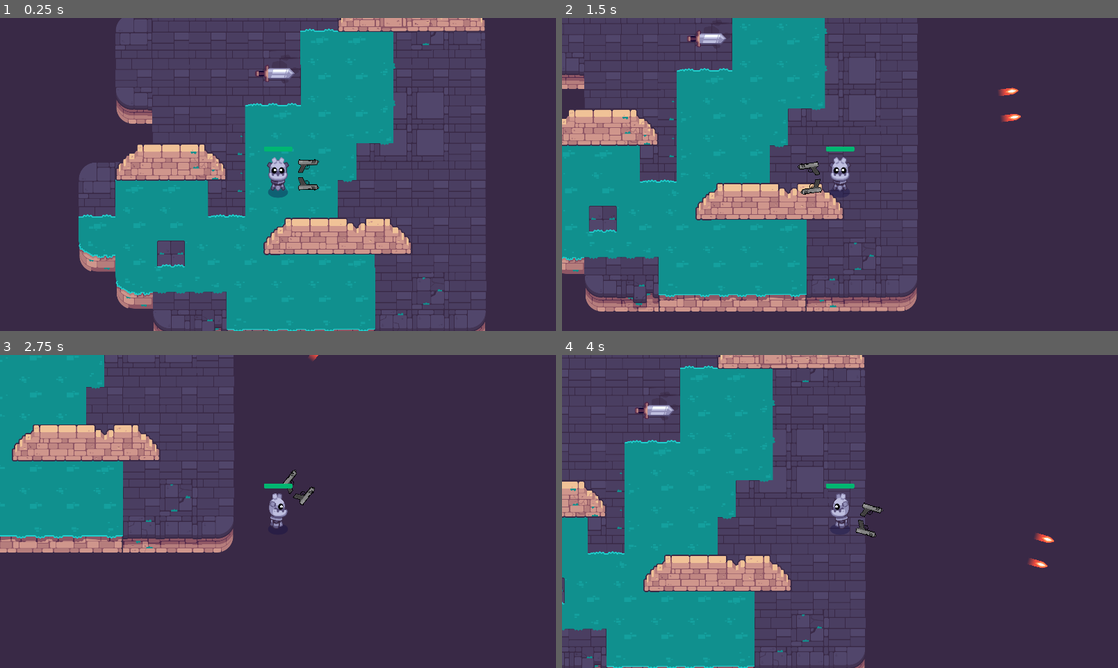
Above: before the commit, frames 1-4 (two rows, left to right).
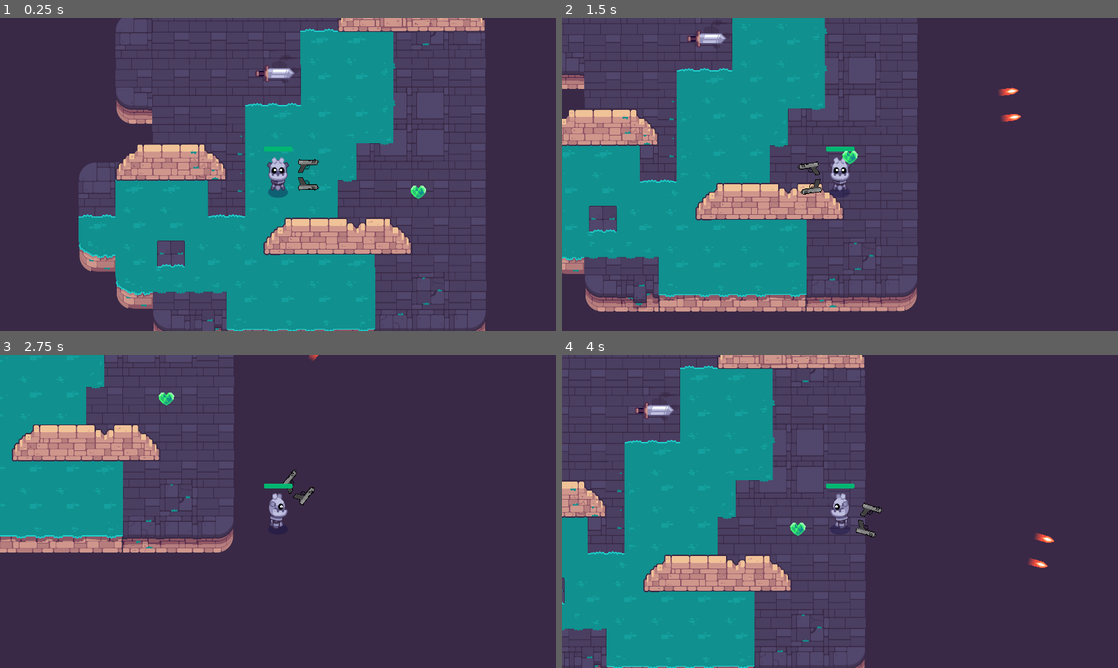
Above: after the commit, the same moments.

Repository: Tonykuang1028/Path-of-sorcerers-game
Game: Godot game, scene res://levels/test_room.tscn
Same seed, same stepped clock (60 frames per second), same inputs: the game is played once before the commit and once after it. The project has no main scene, so this scene is started directly.
Inputs (mouse positions are in pixels of both pictures, inside the frame that each line leads up to):
- Up to frame 1 (0.25 s): no input
- Up to frame 2 (1.5 s): tap Enter at 0.5 s; move the mouse to (962, 158) at 0.52 s; hold D (move_right) 0.53-1.28 s; click (962, 158) at 0.6 s; tap Space at 0.77 s; move the mouse to (728, 190) at 1.27 s; hold S (move_down) from 1.28 s (still down); tap Z at 1.35 s
- Up to frame 3 (2.75 s): tap Space at 1.52 s; move the mouse to (333, 442) at 2.02 s; release S (move_down) at 2.03 s; hold D (move_right) from 2.03 s (still down); click (333, 442) at 2.1 s
- Up to frame 4 (4 s): move the mouse to (812, 574) at 2.77 s; release D (move_right) at 2.78 s; hold W (move_up) 2.78-3.53 s; tap Z at 2.85 s; click (812, 574) at 2.92 s; tap Space at 3.02, 3.77 s; move the mouse to (1006, 558) at 3.52 s; hold A (move_left) from 3.53 s (still down); click (1006, 558) at 3.6 s

The runs differ from the first frame. In frame 1, less than 0.1% of the frame differs, in the area x 73-77%, y 53-58%; in frame 2, less than 0.1%; in frame 3, less than 0.1%; in frame 4, less than 0.1%.
Error after the commit: Invalid call. Nonexistent function 'use' in base 'Nil'. (res://pickups/health_pack.gd:19)

Commit message:
resource

Diff:
--- a/M10.twin_stick_workbook/levels/test_room.tscn
+++ b/M10.twin_stick_workbook/levels/test_room.tscn
@@ -1,8 +1,9 @@
-[gd_scene load_steps=4 format=3 uid="uid://up2mlmcdxkkt"]
+[gd_scene load_steps=5 format=3 uid="uid://up2mlmcdxkkt"]
 
 [ext_resource type="PackedScene" uid="uid://cu2rb5dl4ljte" path="res://levels/rooms/room_a.tscn" id="1_8f2dg"]
 [ext_resource type="PackedScene" uid="uid://cnyuaogmirlb3" path="res://player/player.tscn" id="2_xo8xd"]
 [ext_resource type="PackedScene" uid="uid://dwqm3cmsex5f0" path="res://mobs/mob.tscn" id="3_4uhn3"]
+[ext_resource type="PackedScene" uid="uid://da8741na6oqy0" path="res://pickups/health_pack.tscn" id="4_mlpo2"]
 
 [node name="test room" type="Node2D"]
 
@@ -13,3 +14,6 @@
 
 [node name="Mob" parent="." instance=ExtResource("3_4uhn3")]
 position = Vector2(680, 334)
+
+[node name="HealthPack" parent="." instance=ExtResource("4_mlpo2")]
+position = Vector2(1175, 744)
--- /dev/null
+++ b/M10.twin_stick_workbook/pickups/Item_healing_script.gd
@@ -0,0 +1,6 @@
+class_name ItemHealing extends Item
+
+@export var healing_amount := 50
+
+func use(player: Player) -> void:
+	player.health += healing_amount
--- /dev/null
+++ b/M10.twin_stick_workbook/pickups/health_pack.gd
@@ -0,0 +1,40 @@
+@tool
+class_name Pickup extends Area2D
+
+@export var item: Item = null: set = set_item
+
+@onready var _sprite_2d: Sprite2D = %Sprite2D
+@onready var _audio_stream_player = %AudioStreamPlayer2D
+@onready var _animation_player = %AnimationPlayer
+
+
+
+
+func _ready() -> void:
+	set_item(item)
+
+	#_animation_player.play("idle")
+	body_entered.connect(func (body: Node2D) -> void:
+		if body is Player:
+			item.use(body)
+		#_animation_player.play("destroy")
+		set_deferred("monitoring", false)
+		_audio_stream_player.play()
+		_animation_player.animation_finished.connect(func (_animation_name: String) -> void:
+			queue_free()
+			)
+		)
+
+func _get_configuration_warning() -> PackedStringArray:
+	var warning := PackedStringArray()
+	if item == null:
+		warning.append("the pickup has no item assigned")
+	return warning
+
+func set_item(value: Item) -> void:
+	item = value
+	if _sprite_2d != null:
+		_sprite_2d.texture = item.texture
+
+	if _audio_stream_player != null:
+		_audio_stream_player.stream = item.sound_on_pickup
--- a/M10.twin_stick_workbook/pickups/health_pack.tscn
+++ b/M10.twin_stick_workbook/pickups/health_pack.tscn
@@ -1,3 +1,38 @@
-[gd_scene format=3 uid="uid://da8741na6oqy0"]
+[gd_scene load_steps=7 format=3 uid="uid://da8741na6oqy0"]
+
+[ext_resource type="Script" path="res://pickups/health_pack.gd" id="1_8nqrs"]
+[ext_resource type="AudioStream" uid="uid://o3ra7o263286" path="res://pickups/pickup_health.wav" id="2_8f145"]
+[ext_resource type="Texture2D" uid="uid://bmxcojfothkaq" path="res://pickups/pickup_heart_teal.png" id="3_r5o13"]
+
+[sub_resource type="CircleShape2D" id="CircleShape2D_f23y7"]
+radius = 28.0179
+
+[sub_resource type="Animation" id="Animation_0rl8f"]
+resource_name = "idle"
+length = 5.0
+
+[sub_resource type="AnimationLibrary" id="AnimationLibrary_m5y3y"]
+_data = {
+"idle": SubResource("Animation_0rl8f")
+}
 
 [node name="HealthPack" type="Area2D"]
+position = Vector2(376, 272)
+script = ExtResource("1_8nqrs")
+
+[node name="Sprite2D" type="Sprite2D" parent="."]
+texture = ExtResource("3_r5o13")
+
+[node name="CollisionShape2D" type="CollisionShape2D" parent="."]
+shape = SubResource("CircleShape2D_f23y7")
+
+[node name="AudioStreamPlayer2D" type="AudioStreamPlayer2D" parent="."]
+stream = ExtResource("2_8f145")
+
+[node name="AnimationPlayer" type="AnimationPlayer" parent="."]
+libraries = {
+"": SubResource("AnimationLibrary_m5y3y")
+}
+autoplay = "idle"
+
+[connection signal="body_entered" from="." to="." method="_on_body_entered"]
--- /dev/null
+++ b/M10.twin_stick_workbook/pickups/health_pack_script.gd
@@ -0,0 +1,7 @@
+class_name Item extends Resource
+@export var display_name := ""
+@export var texture: Texture2D = null
+@export var sound_on_pickup: AudioStream = null
+
+func use(player: Player) -> void:
+	pass
Renamed: M10.twin_stick_workbook/common/title_font.tres -> M10.twin_stick_workbook/levels/rooms/title_font.tres
